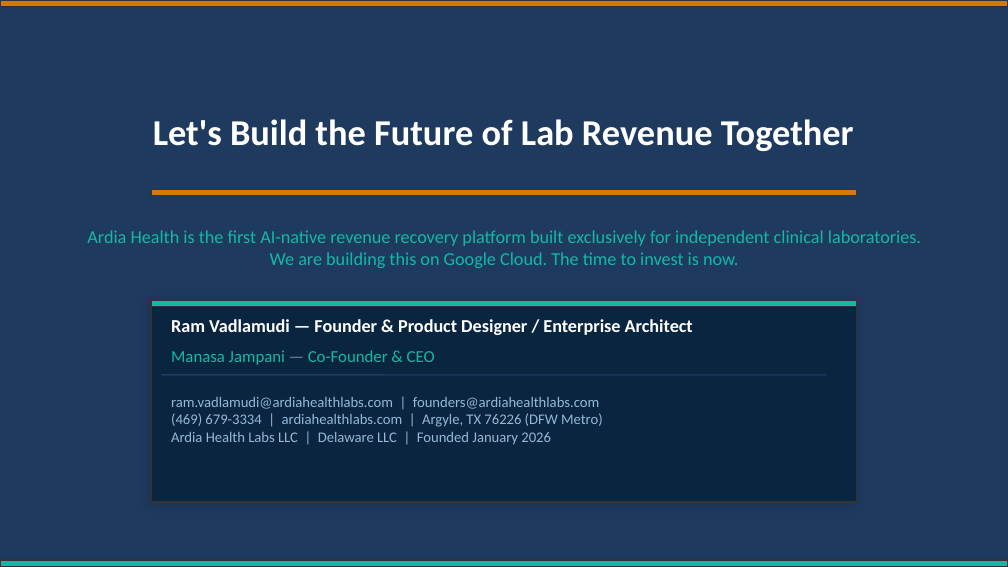
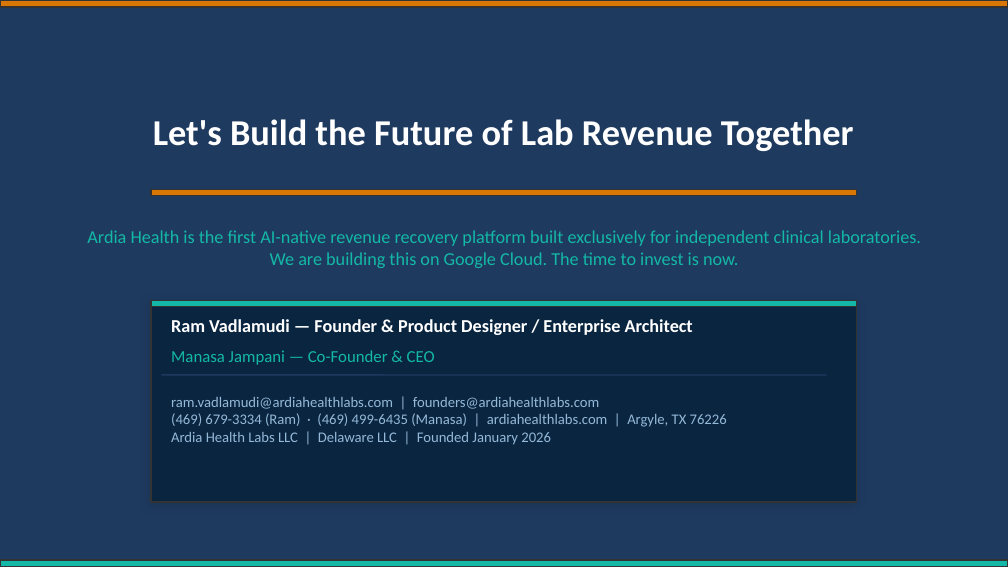
Before and after one commit to vadlamudiramu/ardiaprecisionhealth, a slide deck: slide 13 of Ardia_Health_Pitch_Deck_2026_v2.pptx. Drawn at 1008x567 pixels with LibreOffice and Linux fonts; fonts in the diff are those of the drawing. Boxes give left, top, right and bottom in pixels: in the first picture for what was removed or moved away, otherwise in the second. Text is boxed around its words. In the diff, an @@ line names an element or a change of style, - is before the commit and + after.

```diff
--- a/Ardia_Health_Pitch_Deck_2026_v2.pptx
+++ b/Ardia_Health_Pitch_Deck_2026_v2.pptx
@@ text at box(171, 413, 727, 427): text changed @@
-(469) 679-3334 | ardiahealthlabs.com | Argyle, TX 76226 (DFW Metro)
+(469) 679-3334 (Ram) · (469) 499-6435 (Manasa) | ardiahealthlabs.com | Argyle, TX 76226
```
Also in this commit, not shown: 1 other slide changed, 6 other files.
